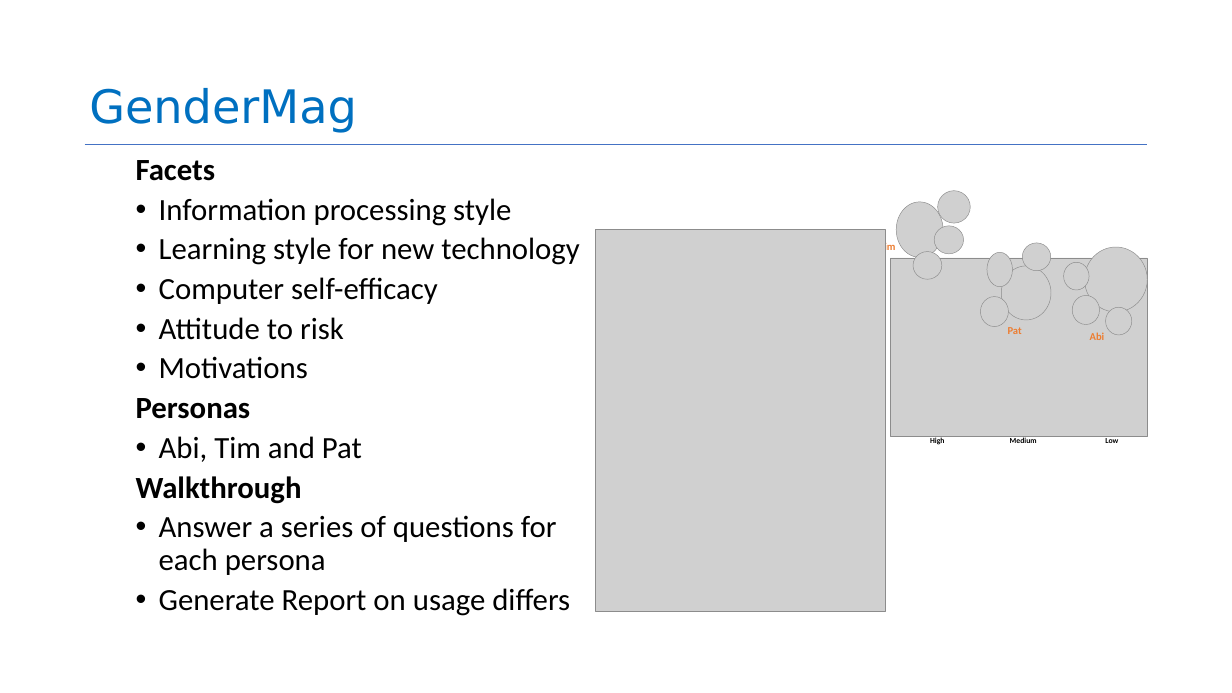
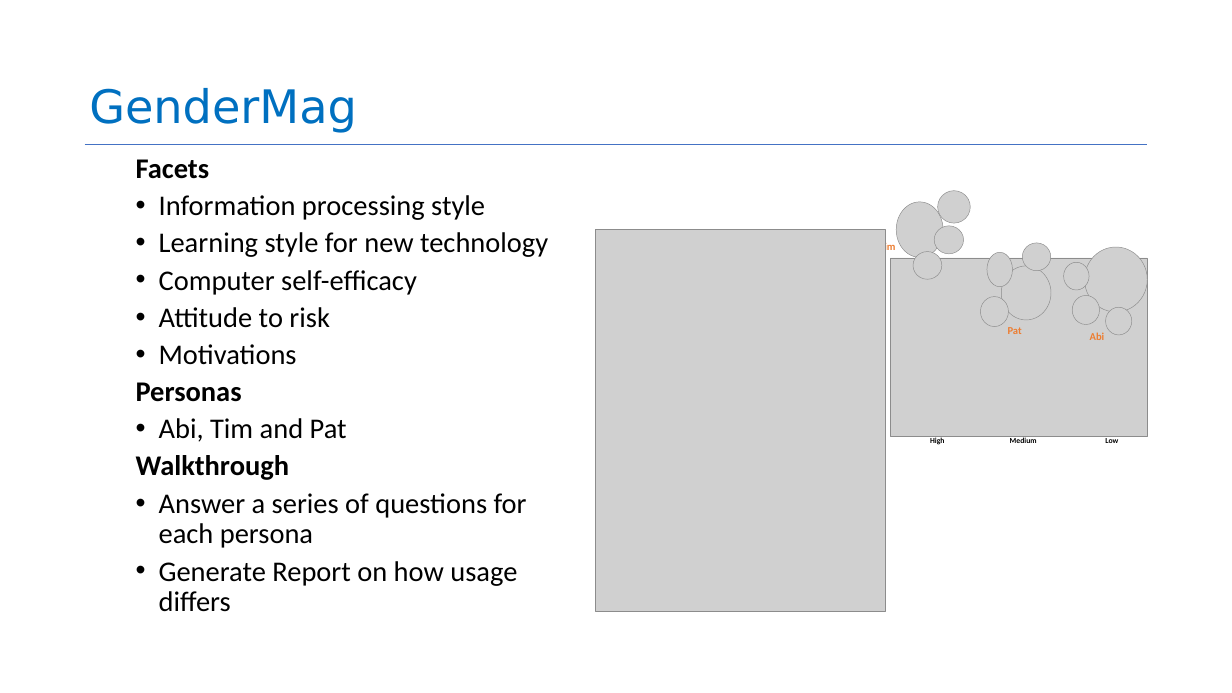
Before and after one commit to neu-se/CS4530-Fall-2025, a slide deck: slide 22 of Slides/Module 16A Engineering Ethical Software.pptx. Drawn at 1232x693 pixels with LibreOffice and Linux fonts; fonts in the diff are those of the drawing; grey boxes stand for pictures. Boxes give left, top, right and bottom in pixels: in the first picture for what was removed or moved away, otherwise in the second. Text is boxed around its words. In the diff, an @@ line names an element or a change of style, - is before the commit and + after.

```diff
--- a/Slides/Module 16A Engineering Ethical Software.pptx
+++ b/Slides/Module 16A Engineering Ethical Software.pptx
@@ text at <box>136,159,548,548</box>: size 48 to 44.4 pt in "Facets", "Information processing style", "Learning style for new technology", "Computer self-efficacy" and 6 more places @@
@@ text at <box>159,561,517,612</box>: text changed; size 48 to 44.4 pt @@
-  • Generate Report on usage differs
+  • Generate Report on how usage differs
```
Also in this commit, not shown: 1 other slide changed, 1 other file.
